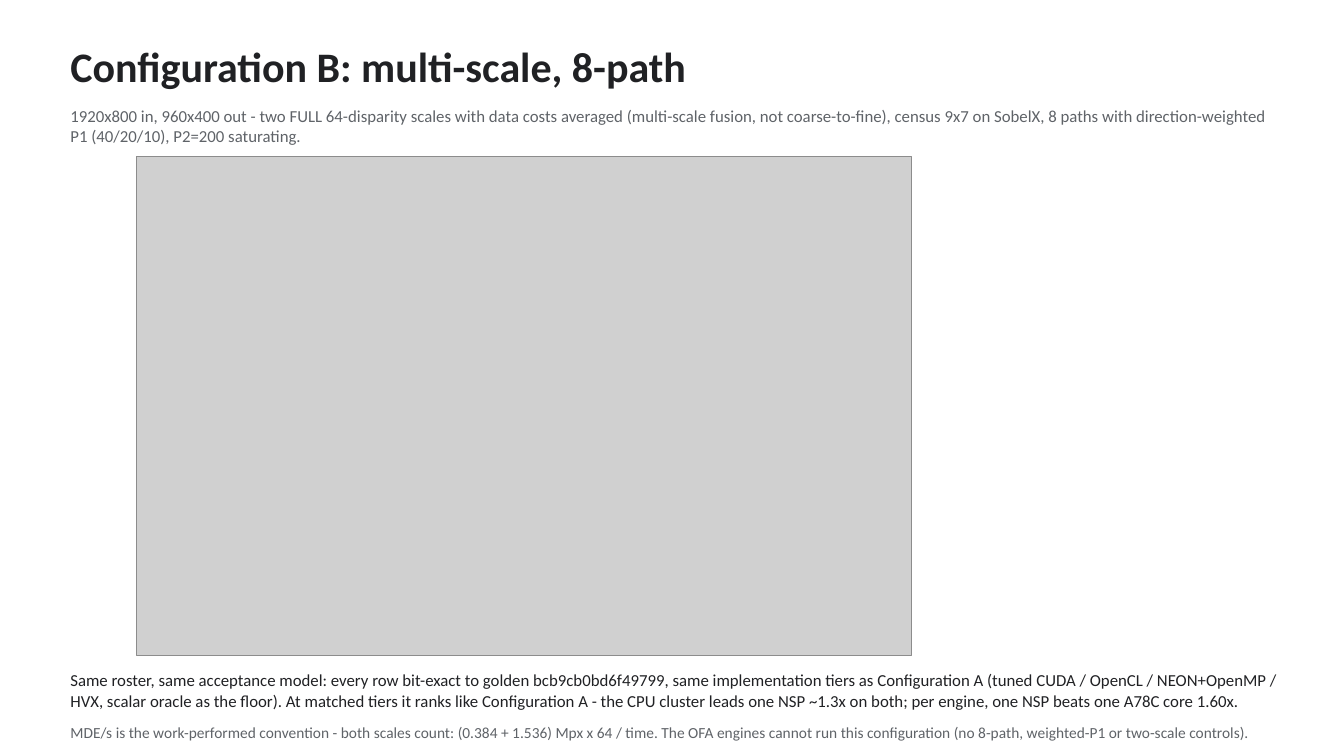
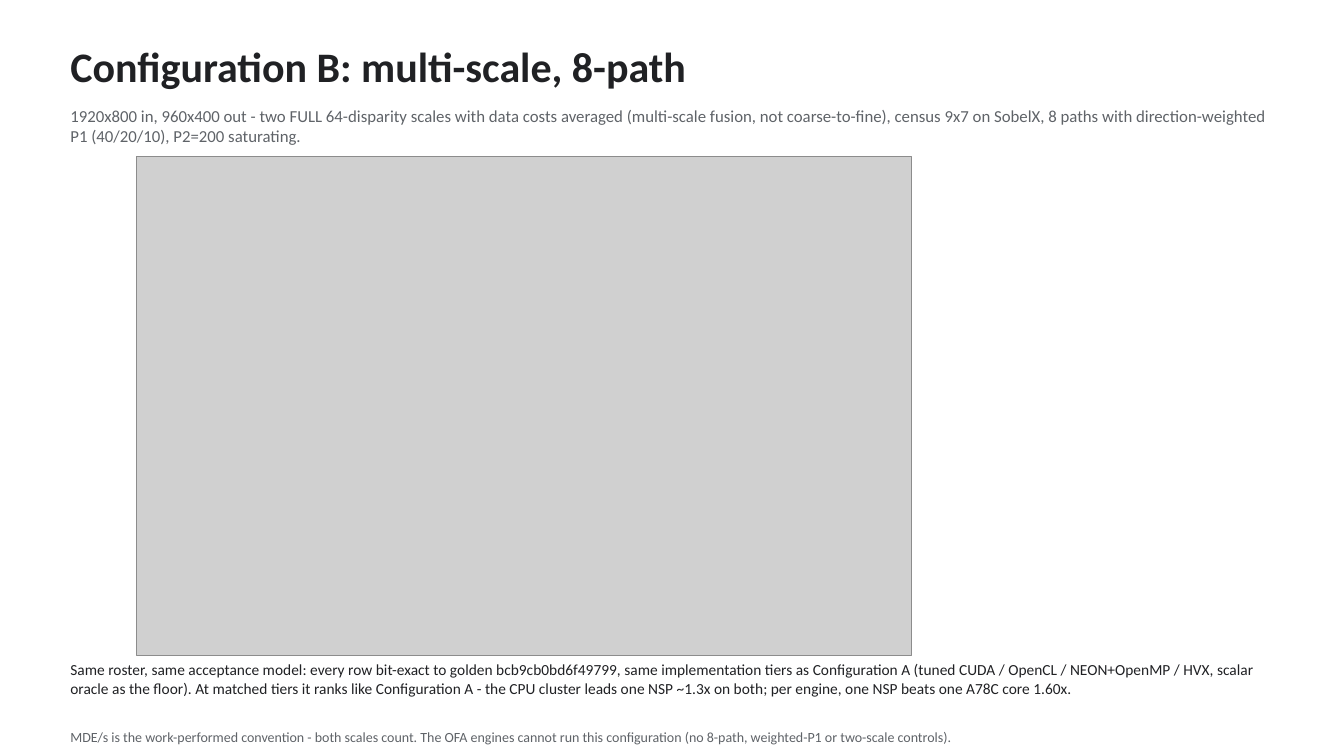
Before and after one commit to kylefoxaustin/sgm-bench, a slide deck: slide 15 of docs/sgm-results.pptx. Drawn at 1344x756 pixels with LibreOffice and Linux fonts; fonts in the diff are those of the drawing; grey boxes stand for pictures. Boxes give left, top, right and bottom in pixels: in the first picture for what was removed or moved away, otherwise in the second. Text is boxed around its words. In the diff, an @@ line names an element or a change of style, - is before the commit and + after.

Commit message:
deck: fix Configuration B slide text collision
The verdict paragraph wrapped onto the convention footnote and the footnote's
second line clipped the slide edge (caught by rendering the slide, not by the
generator succeeding). Verdict to 11pt at y=6.5, footnote shortened to one
line at 10pt.

```diff
--- a/docs/sgm-results.pptx
+++ b/docs/sgm-results.pptx
@@ text "Same roster, same acceptance model: ...": place and size @@
-text "Same roster, same acceptance model: ..." at [70, 674, 1266, 710]
+text "Same roster, same acceptance model: ..." at [70, 664, 1253, 697]
@@ text "Same roster, same acceptance model: ..." at [70, 664, 1253, 697]: size 12 to 11 pt @@
@@ text at [70, 732, 951, 745]: text changed; size 11 to 10 pt @@
-MDE/s is the work-performed convention - both scales count: (0.384 + 1.536) Mpx x 64 / time. The OFA engines cannot run this configuration (no 8-path, weighted-P1 or two-scale controls).
+MDE/s is the work-performed convention - both scales count. The OFA engines cannot run this configuration (no 8-path, weighted-P1 or two-scale controls).
```
Also in this commit, not shown: 1 other file.
